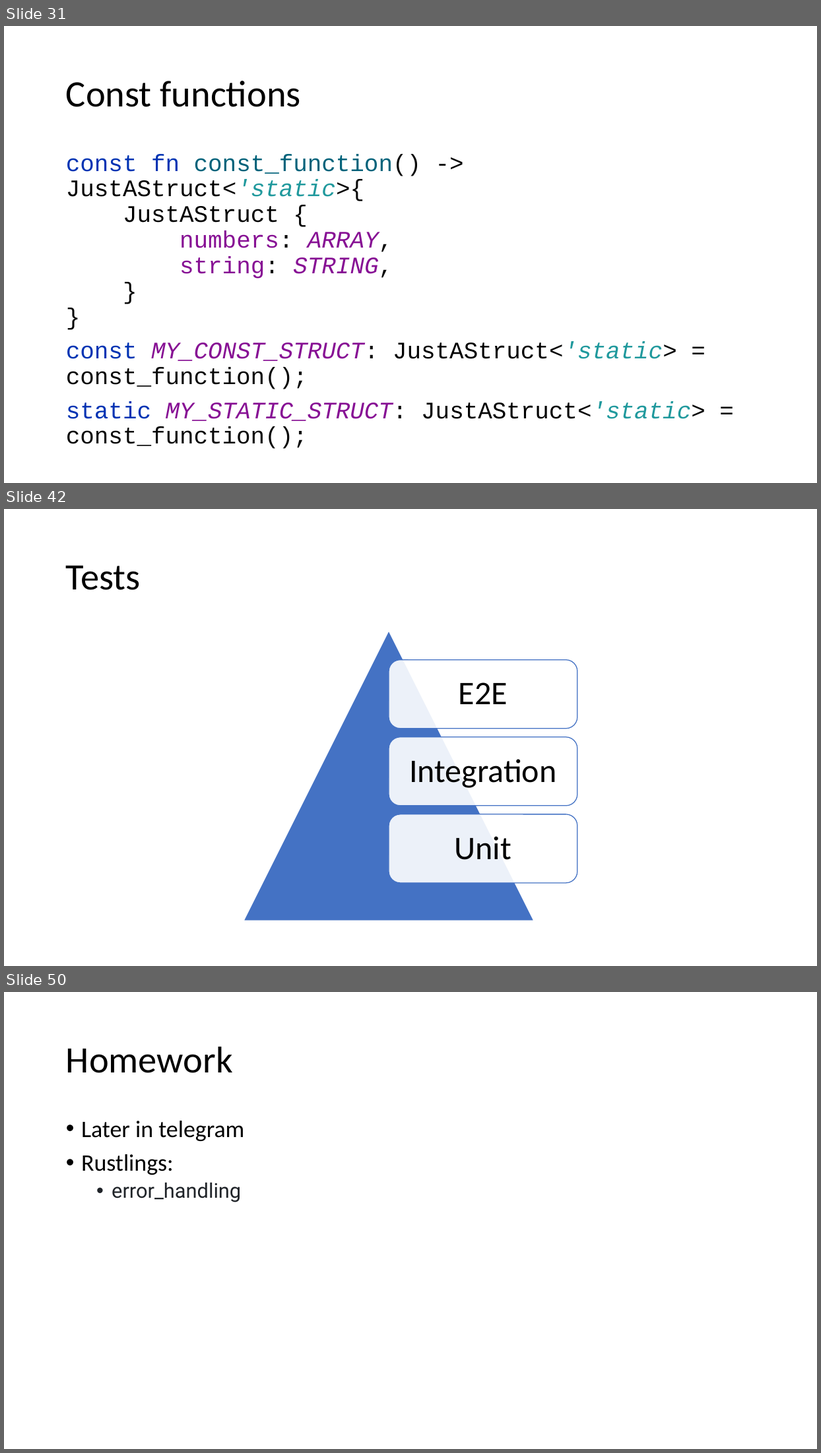
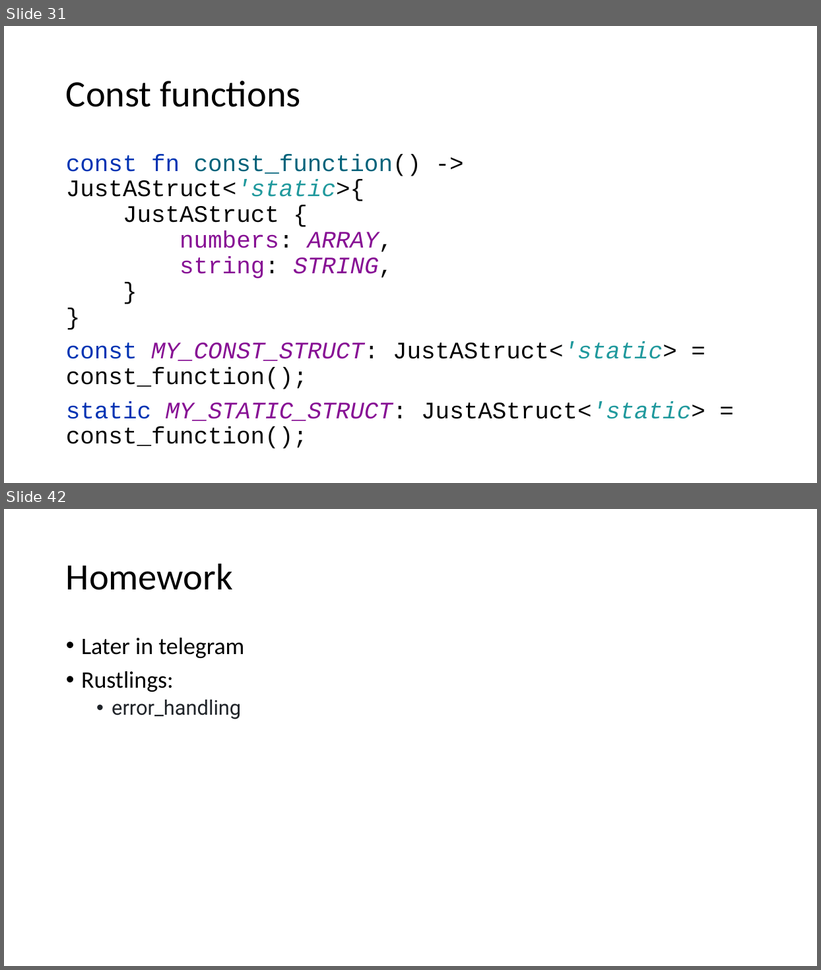
Before and after one commit to kugushev/course-rust-basics, a slide deck: src/10-Advanced/10-Advanced.pptx. Shown one above the other, each under a label of ours: slides 31, 42 and 50 before the commit, slides 31 and 42 after it; the slides between them are not shown. The pictures are 821x1453 and 821x970 pixels, drawn with LibreOffice and Linux fonts; fonts in the diff are those of the drawing. Boxes give left, top, right and bottom in pixels: in the first picture for what was removed or moved away, otherwise in the second. Text is boxed around its words. In the diff, an @@ line names an element or a change of style, - is before the commit and + after.

```diff
--- a/src/10-Advanced/10-Advanced.pptx
+++ b/src/10-Advanced/10-Advanced.pptx
@@ slide 42 removed at [4, 509, 817, 966], background #FFFFFF @@
@@ title removed at [66, 565, 141, 590] @@
-Tests
@@ group removed at [244, 631, 578, 921]: 3 rounded rectangles, 3 texts, 1 triangle @@
-E2E
-Integration
-Unit
@@ what was slide 50 is now slide 42 @@
```
Also in this commit, not shown: 7 other slides removed, 2 other files.
